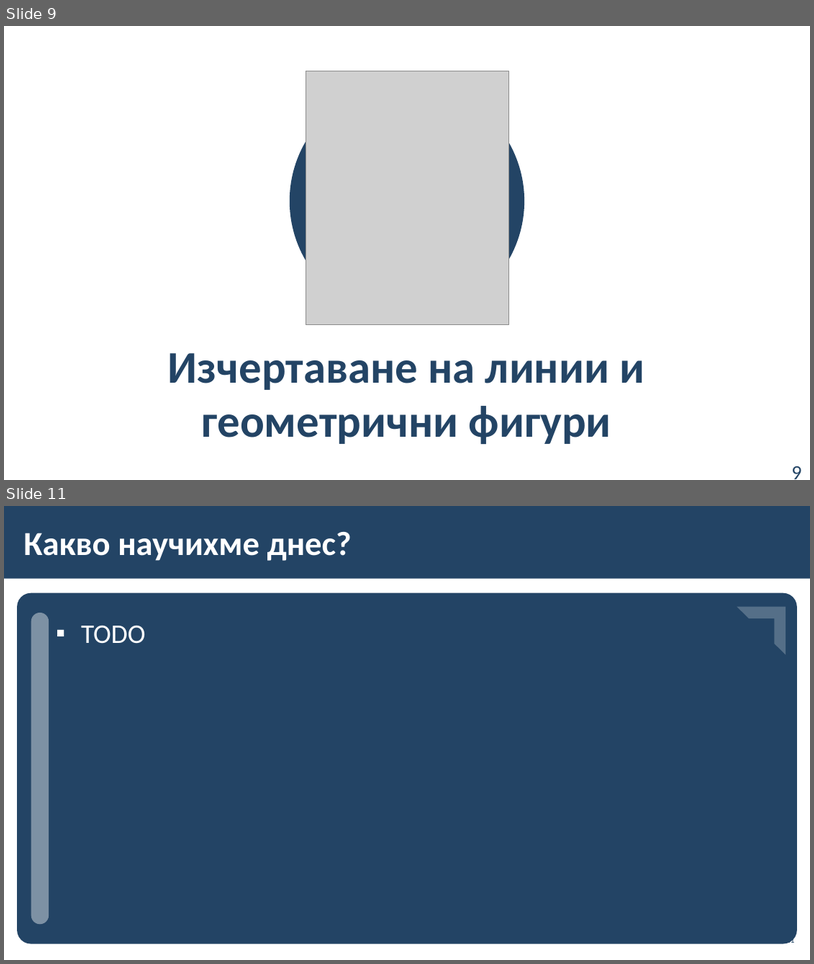
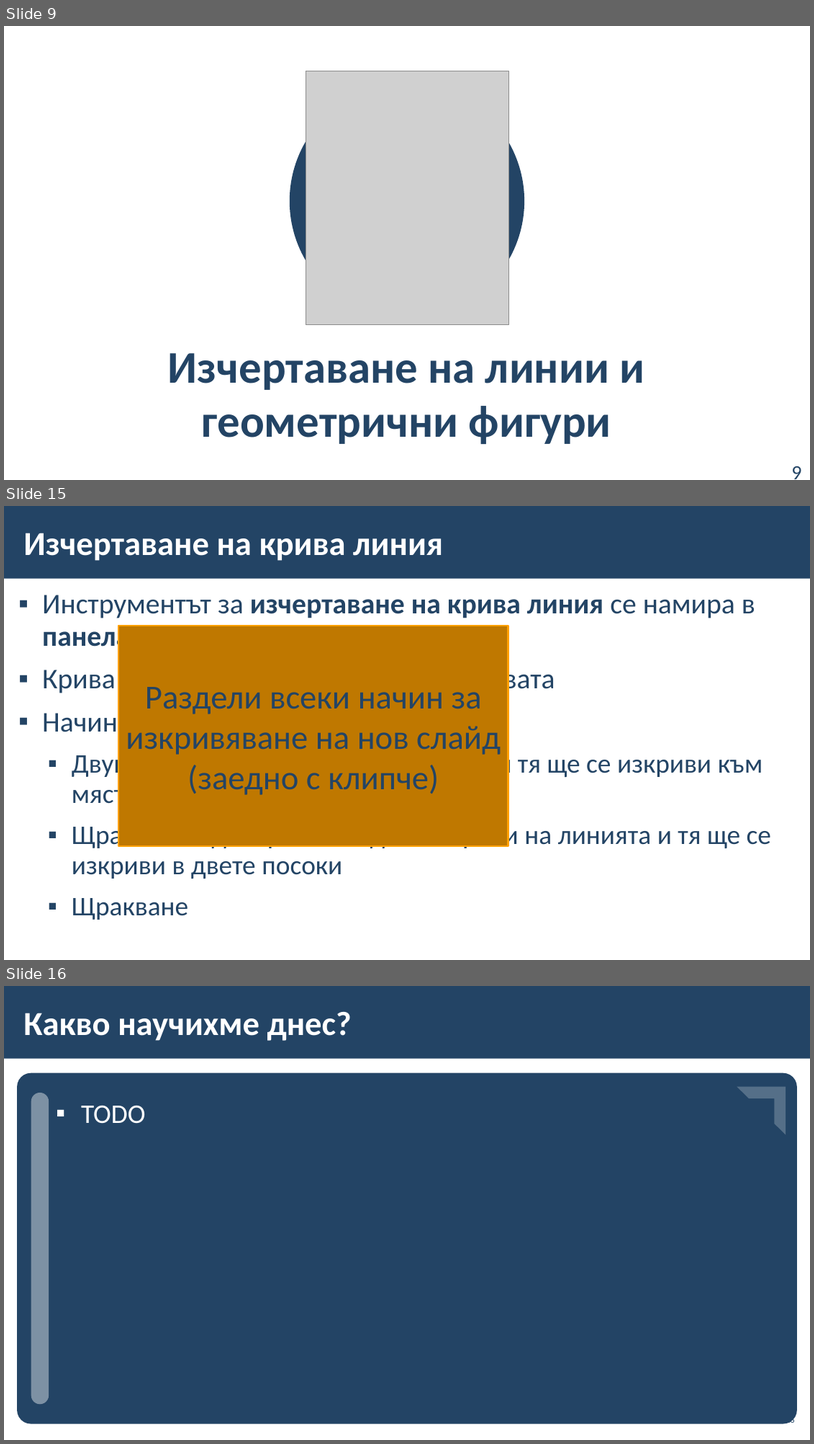
Before and after one commit to BG-IT-Edu/School-Programming, a slide deck: Courses/Computer-Modeling-and-IT/Computer-Modeling-and-IT-5-Class/13-Freehand-Drawing-and-Painting-Tools/13-Freehand-Drawing-and-Painting-Tools.pptx. Shown one above the other, each under a label of ours: slides 9 and 11 before the commit, slides 9, 15 and 16 after it; the slides between them are not shown. The pictures are 814x964 and 814x1444 pixels, drawn with LibreOffice and Linux fonts; fonts in the diff are those of the drawing; grey boxes stand for pictures; background and template pictures are left out. Boxes give left, top, right and bottom in pixels: in the first picture for what was removed or moved away, otherwise in the second. Text is boxed around its words. In the diff, an @@ line names an element or a change of style, - is before the commit and + after.

```diff
--- a/Courses/Computer-Modeling-and-IT/Computer-Modeling-and-IT-5-Class/13-Freehand-Drawing-and-Painting-Tools/13-Freehand-Drawing-and-Painting-Tools.pptx
+++ b/Courses/Computer-Modeling-and-IT/Computer-Modeling-and-IT-5-Class/13-Freehand-Drawing-and-Painting-Tools/13-Freehand-Drawing-and-Painting-Tools.pptx
@@ slide 15 added at box(4, 506, 810, 960), background #FFFFFF; not listed: 1 template element that a slide beside it also shows @@
@@ title added at box(23, 533, 443, 561), 40 pt, text #FFFFFF, bold @@
+Изчертаване на крива линия
@@ text added at box(42, 595, 772, 919), 32 pt, text #234465 @@
+▪ Инструментът за изчертаване на крива линия се намира в панела Shapes
+▪ Крива линия се чертае така, както правата
+▪ Начини за изкривяване на линията:
+  ▪ Двукратно натискаме извън линията и тя ще се изкриви към мястото, където сте щракнали
+  ▪ Щракваме еднократно от двете страни на линията и тя ще се изкриви в двете посоки
+  ▪ Щракване
@@ rectangle added at box(118, 626, 509, 846), fill #BF7800, outline #FFA000 2 pt, 40 pt, text #234465 @@
+Раздели всеки начин за изкривяване на нов слайд (заедно с клипче)
@@ what was slide 11 is now slide 16 @@
```
Also in this commit, not shown: 2 slides changed, 4 other slides added.
